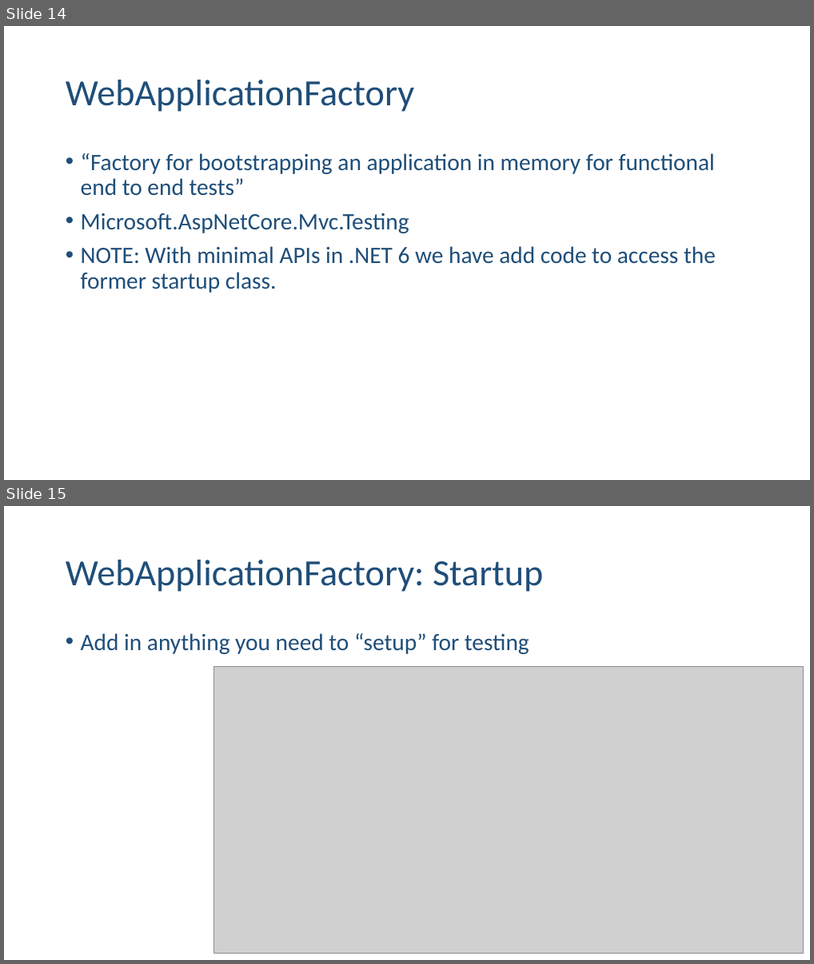
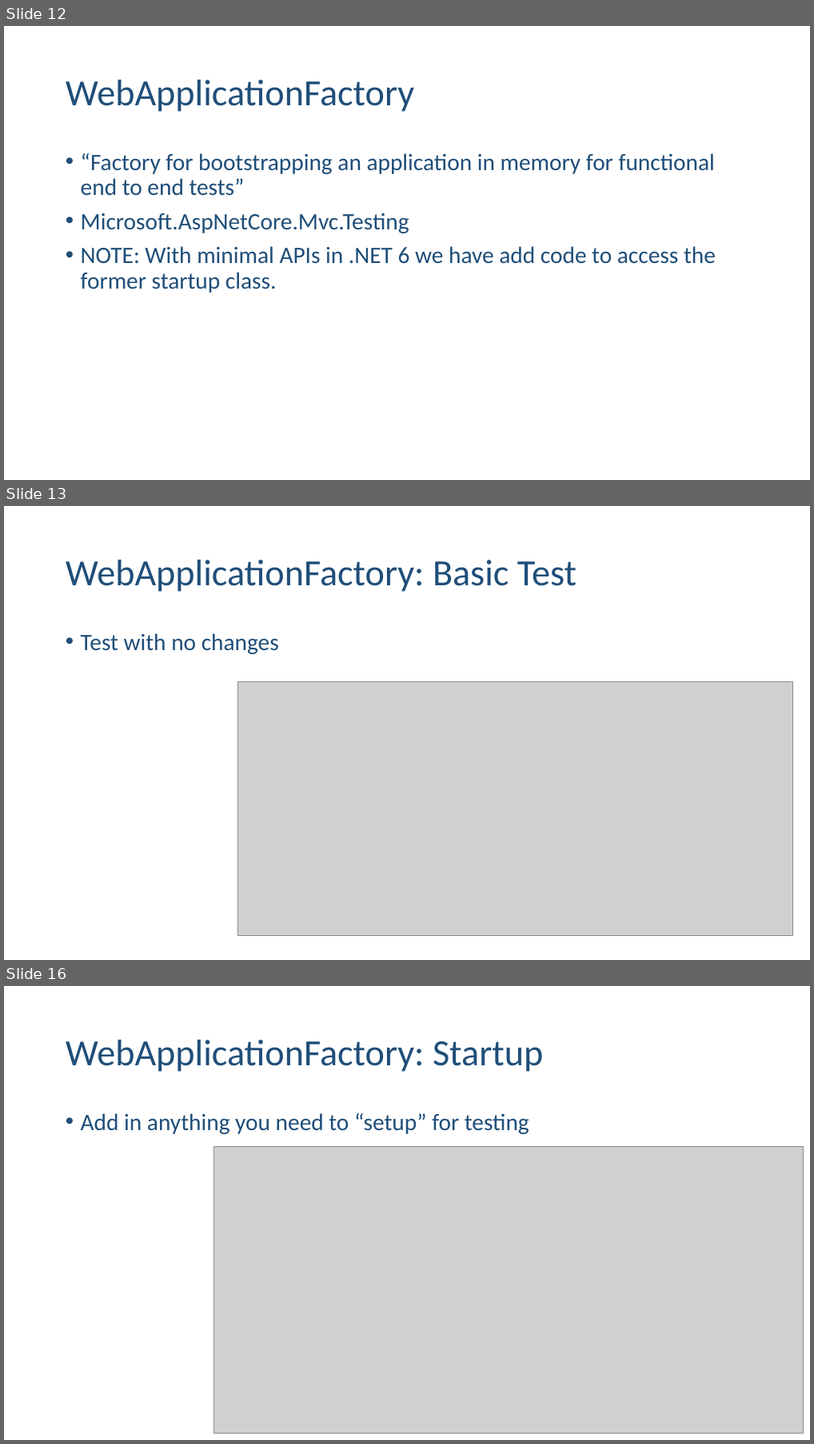
Before and after one commit to ehennis/Blog, a slide deck: WebApplicationFactory/NebraskaCode.pptx. Shown one above the other, each under a label of ours: slides 14 and 15 before the commit, slides 12, 13 and 16 after it; the slides between them are not shown. The pictures are 814x964 and 814x1444 pixels, drawn with LibreOffice and Linux fonts; fonts in the diff are those of the drawing; grey boxes stand for pictures. Boxes give left, top, right and bottom in pixels: in the first picture for what was removed or moved away, otherwise in the second. Text is boxed around its words. In the diff, an @@ line names an element or a change of style, - is before the commit and + after.

```diff
--- a/WebApplicationFactory/NebraskaCode.pptx
+++ b/WebApplicationFactory/NebraskaCode.pptx
@@ slide 13 added at box(4, 506, 810, 960), background #FFFFFF @@
@@ title added at box(66, 560, 577, 592), 44 pt, text #1F4E79 @@
+WebApplicationFactory: Basic Test
@@ text added at box(81, 633, 279, 654), 28 pt, text #1F4E79 @@
+• Test with no changes
@@ picture added at box(238, 682, 794, 936) @@
@@ what was slide 14 is now slide 12 @@
@@ what was slide 15 is now slide 16 @@
```
Also in this commit, not shown: 3 slides changed, 2 other slides added, 18 other files.
